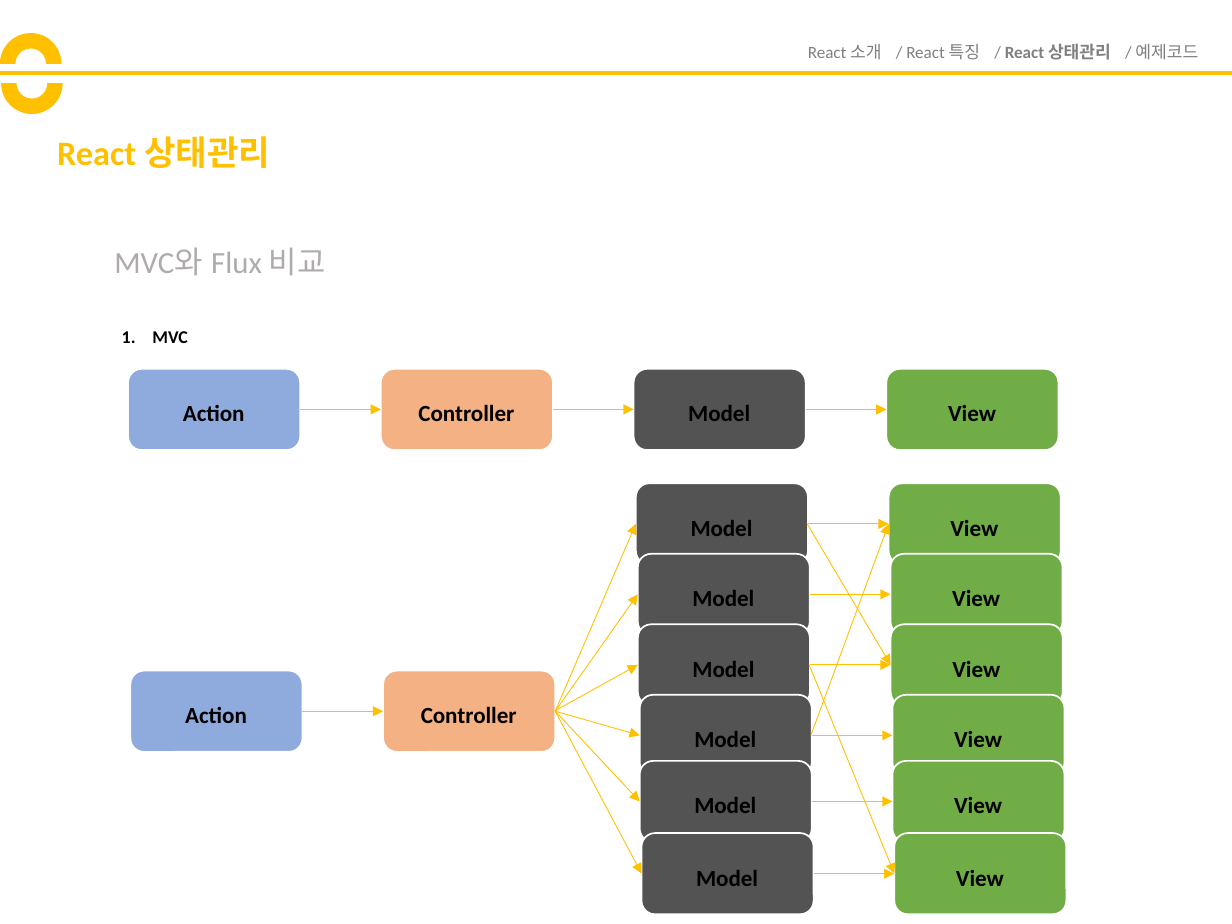
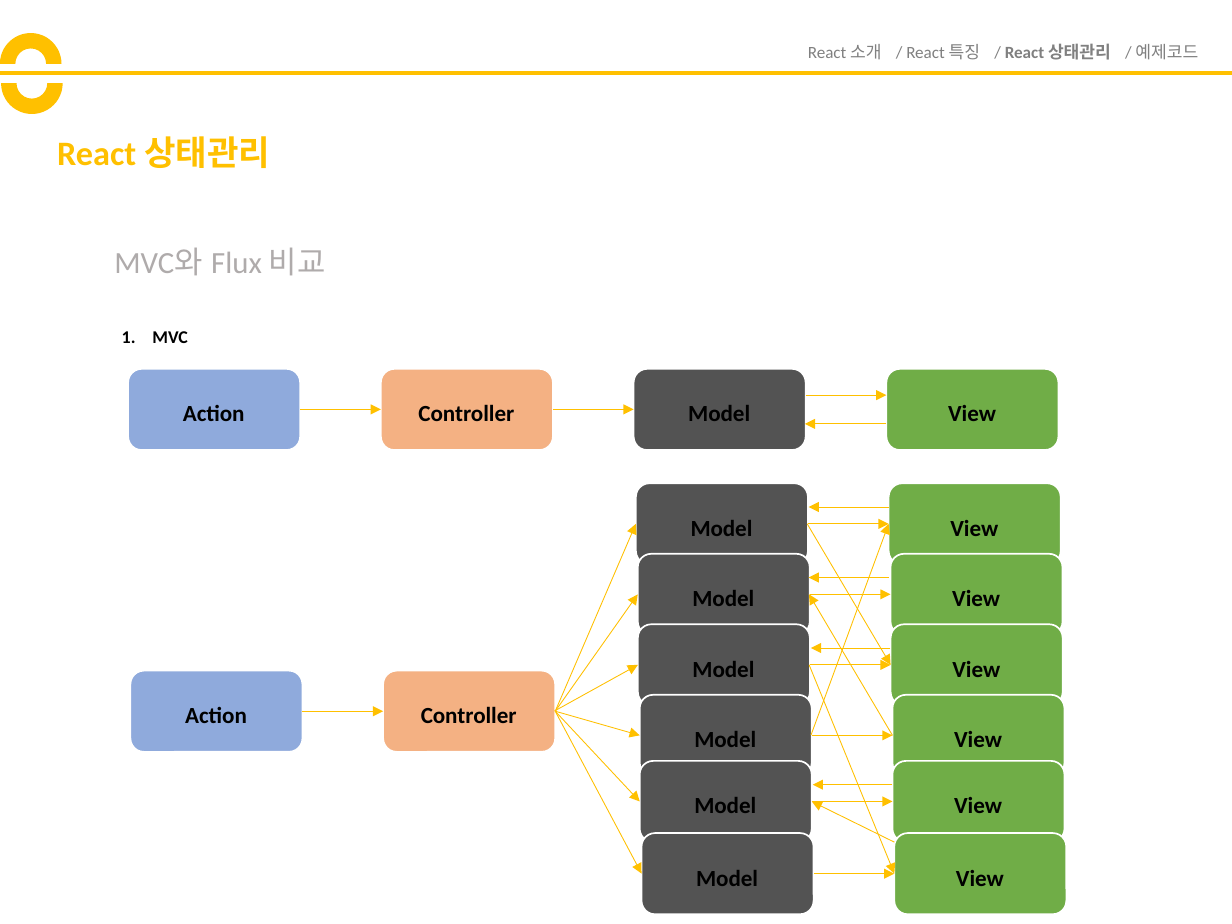
Before and after one commit to yuhyunjae12/ReactStudy, a slide deck: slide 9 of React발표자료.pptx (slide 10 before the commit). Drawn at 1232x924 pixels with LibreOffice and Linux fonts; fonts in the diff are those of the drawing. Boxes give left, top, right and bottom in pixels: in the first picture for what was removed or moved away, otherwise in the second. Text is boxed around its words. In the diff, an @@ line names an element or a change of style, - is before the commit and + after.

```diff
--- a/React발표자료.pptx
+++ b/React발표자료.pptx
@@ arrow moved from (806, 409) - (886, 409) to (806, 395) - (886, 395) @@
@@ arrow added from (886, 424) to (804, 424), #FFC000 0.5 pt @@
@@ arrow added from (888, 508) to (808, 508), #FFC000 0.5 pt @@
@@ arrow added from (888, 578) to (808, 578), #FFC000 0.5 pt @@
@@ arrow added from (892, 736) to (809, 594), #FFC000 0.5 pt @@
@@ arrow added from (891, 648) to (811, 648), #FFC000 0.5 pt @@
@@ arrow added from (894, 843) to (812, 802), #FFC000 0.5 pt @@
@@ arrow added from (892, 785) to (813, 785), #FFC000 0.5 pt @@
```
Also in this commit, not shown: 3 other slides changed.
